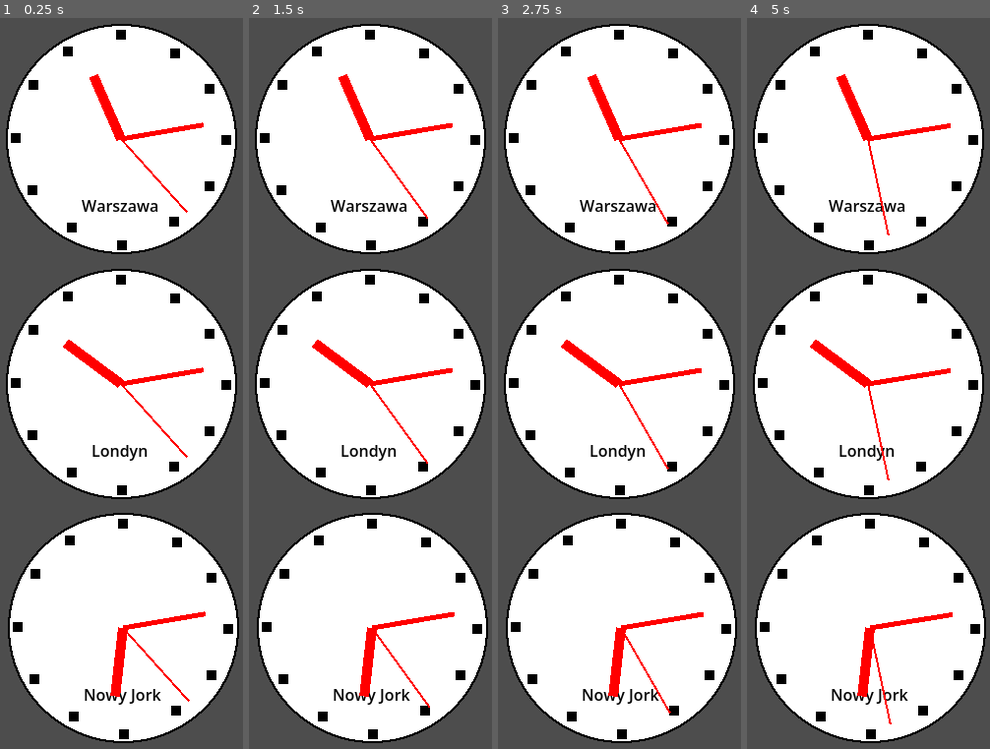
Above: before the commit, frames 1-4 (left to right).
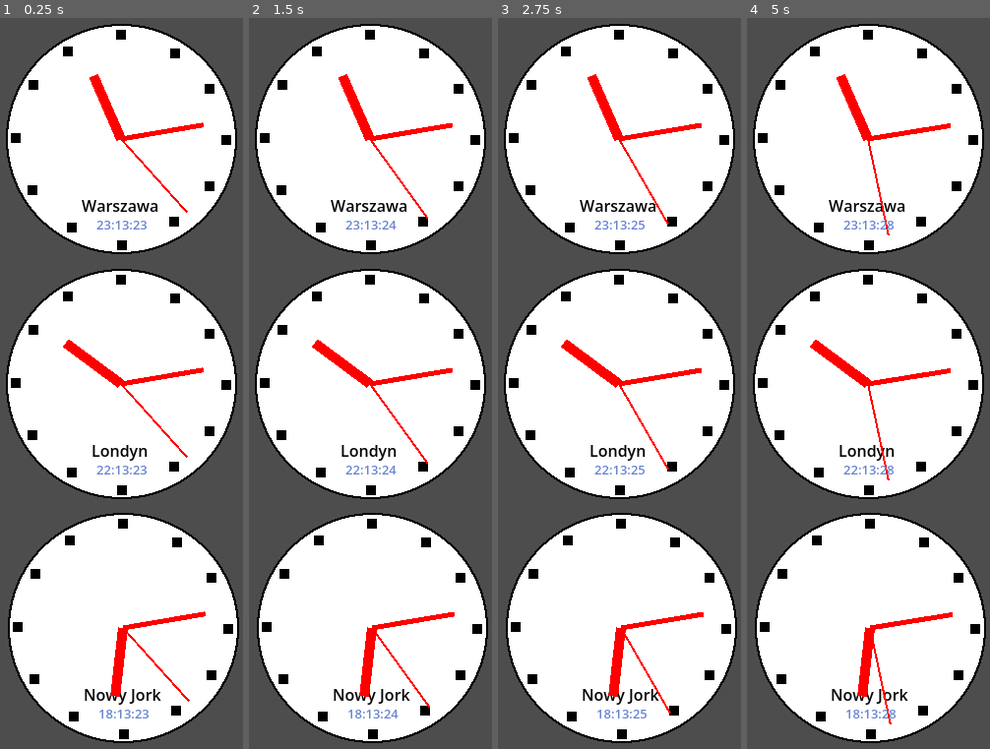
Above: after the commit, the same moments.

Repository: maxzuraw/clocks
Game: Godot game, scene res://sceny/start_page.tscn
Same seed, same stepped clock (60 frames per second), same inputs: the game is played once before the commit and once after it.
Inputs:
- Up to frame 1 (0.25 s): no input
- Up to frame 2 (1.5 s): tap Enter at 0.5 s; tap Space at 1.25 s
- Up to frame 3 (2.75 s): no input
- Up to frame 4 (5 s): tap Enter at 2.75, 4.25 s; tap Space at 3.5 s

The runs differ from the first frame. In frame 1, 0.4% of the frame differs, in the area x 39-62%, y 27-96%; in frame 2, 0.4%; in frame 3, 0.4%; in frame 4, 0.4%.

Commit message:
Dodanie małego zegarka cyfrowego nad dole tarczy

Diff:
--- a/sceny/default_clock.tscn
+++ b/sceny/default_clock.tscn
@@ -5,6 +5,7 @@
 [ext_resource type="Script" uid="uid://be00uljoykhga" path="res://sceny/second_pivot.gd" id="2_hi0kr"]
 [ext_resource type="Script" uid="uid://bhmd2if815ceb" path="res://sceny/minute_hand.gd" id="3_lp8pi"]
 [ext_resource type="Script" uid="uid://cpsh5nj7gkiod" path="res://sceny/location_label.gd" id="3_tmi14"]
+[ext_resource type="Script" uid="uid://cgpdjcsv48j85" path="res://sceny/digital_time.gd" id="3_v4bew"]
 [ext_resource type="Script" uid="uid://biw5qhoobmk5a" path="res://sceny/hour_hand.gd" id="4_2c2sg"]
 
 [node name="DefaultClock" type="Node2D" unique_id=390263747]
@@ -38,4 +39,17 @@
 
 [node name="HTTPRequest" type="HTTPRequest" parent="HourHand" unique_id=1228529262]
 
+[node name="DigitalTime" type="Label" parent="." unique_id=2076064011]
+offset_left = 94.0
+offset_top = 202.0
+offset_right = 161.0
+offset_bottom = 225.0
+theme_override_colors/font_color = Color(0.40784314, 0.52156866, 0.81960785, 1)
+theme_override_colors/font_outline_color = Color(0, 0, 0, 1)
+theme_override_font_sizes/font_size = 13
+text = "00:00:00"
+horizontal_alignment = 1
+script = ExtResource("3_v4bew")
+
+[connection signal="time_changed" from="HourHand" to="DigitalTime" method="_on_hour_hand_time_changed"]
 [connection signal="request_completed" from="HourHand/HTTPRequest" to="HourHand" method="_on_http_request_request_completed"]
--- /dev/null
+++ b/sceny/digital_time.gd
@@ -0,0 +1,15 @@
+extends Label
+
+
+# Called when the node enters the scene tree for the first time.
+func _ready() -> void:
+	pass # Replace with function body.
+
+
+# Called every frame. 'delta' is the elapsed time since the previous frame.
+func _process(delta: float) -> void:
+	pass
+
+
+func _on_hour_hand_time_changed(hour: Variant, minute: Variant, second: Variant) -> void:
+	text = "%02d:%02d:%02d" % [hour, minute, second]
--- a/sceny/hour_hand.gd
+++ b/sceny/hour_hand.gd
@@ -1,6 +1,7 @@
 extends Node2D
 
 @onready var http: HTTPRequest = $HTTPRequest
+signal time_changed(hour, minute, second)
 
 var hand_length := 70.0
 var offset: int
@@ -21,6 +22,7 @@
 	var hour: int = dt.hour
 	var minute: int = dt.minute
 	var second: int = dt.second
+	time_changed.emit(hour, minute, second)
 	rotation_degrees = (hour % 12) * 30.0 + minute * 0.5
 	queue_redraw()
 
Not shown, added: sceny/digital_time.gd.uid
